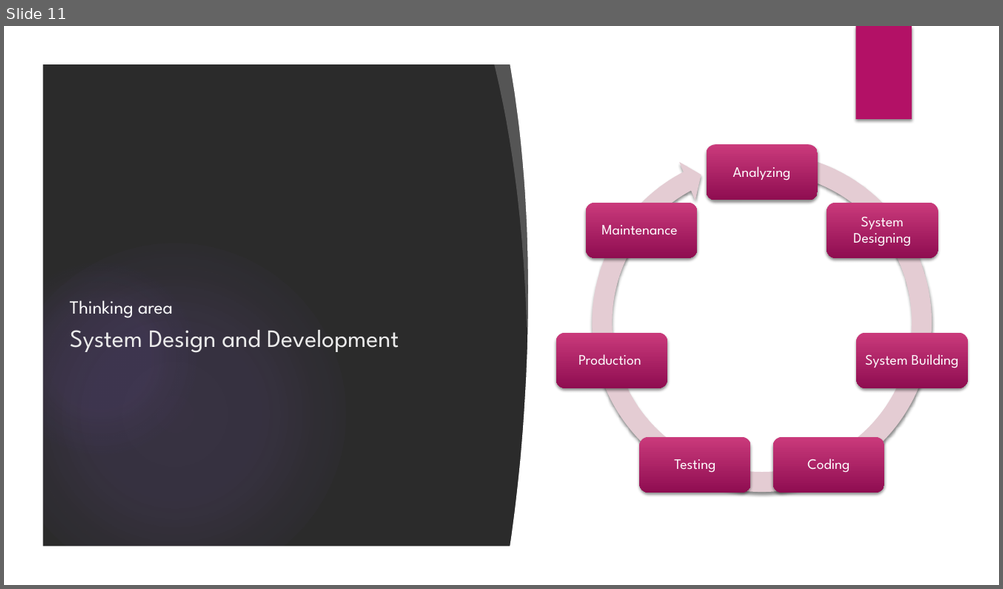
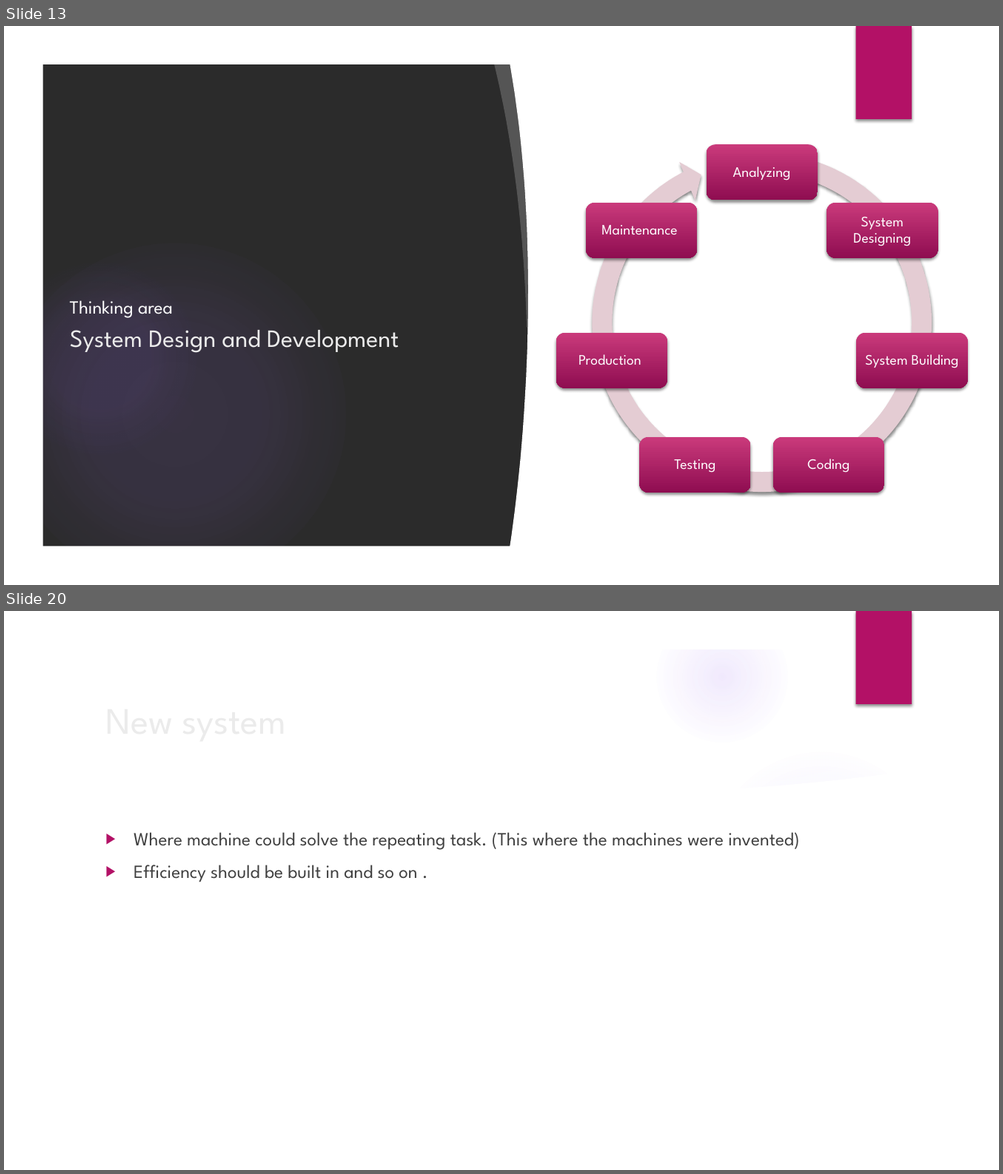
Before and after one commit to accorddeveloper/ASP.NET-MVC-Bootstrapper-Installed-Example, a slide deck: Presentation.pptx. Shown one above the other, each under a label of ours: slide 11 before the commit, slides 13 and 20 after it; the slides between them are not shown. The pictures are 1003x589 and 1003x1174 pixels, drawn with LibreOffice and Linux fonts; fonts in the diff are those of the drawing; background and template pictures are left out; a plain dark background stands for a picture behind light text. Boxes give left, top, right and bottom in pixels: in the first picture for what was removed or moved away, otherwise in the second. Text is boxed around its words. In the diff, an @@ line names an element or a change of style, - is before the commit and + after.

```diff
--- a/Presentation.pptx
+++ b/Presentation.pptx
@@ slide 20 added at bbox=[4, 611, 999, 1170], background picture (left out); not listed: 6 template elements that a slide beside it also shows @@
@@ title added at bbox=[98, 690, 813, 748], 36 pt, text #EBEBEB @@
+New system
@@ freeform shape added at bbox=[696, 735, 967, 817], fill #FFFFFF at 20% opacity @@
@@ freeform shape added at bbox=[41, 763, 962, 1133], fill #FFFFFF @@
@@ ellipse added at bbox=[706, 748, 936, 977], fill gradient #9B6BF2 @@
@@ text added at bbox=[134, 832, 799, 883], 18 pt, text #404040 @@
+▶ Where machine could solve the repeating task. (This where the machines were invented)
+▶ Efficiency should be built in and so on .
@@ what was slide 11 is now slide 13 @@
```
Also in this commit, not shown: 8 slides changed, 10 other slides added, 2 slides removed, 1 other file.
